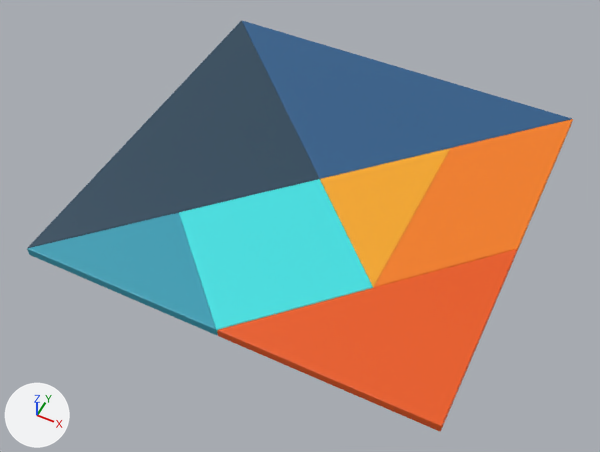
An edit to the glTF model Tangram_Entreprise.glb, drawn before and after from the same camera.
Before and after are seen from a camera (50 mm lens) standing at (2.5, -5.44, 6.07) and looking at (-0.03, -0.39, -0.25). The axes (+X, +Y, +Z) are drawn at lower left. The lights are the same throughout.
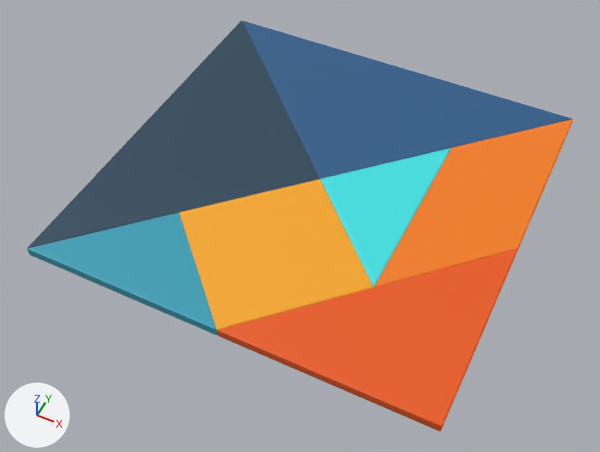
Location of each change, (x1, y1, x2, y2) in pixels of the pictures (600 x 452 px):
'Plane.021', recoloured (cyan to orange): (179, 179, 373, 335) in both
'Plane.020', recoloured (orange to cyan): (320, 148, 451, 288) in both

Diff of the bpy script that builds the scene:
```diff
--- a/Tangram_Entreprise.glb.py
+++ b/Tangram_Entreprise.glb.py
@@ me_plane_021 @@
 me_plane_021.from_pydata(...)  # 42 vertices, 80 faces; spans x -0.68..0.34, y -1.03..1.03, z 0.0..0.1
-me_plane_021.materials.append(mat_material4)  # orange #f7a81f
+me_plane_021.materials.append(mat_material6)  # cyan #3fe1e3
@@ me_plane_022 @@
 me_plane_022.from_pydata(...)  # 56 vertices, 108 faces; spans x -1.03..1.03, y -1.03..1.03, z 0.0..0.1
-me_plane_022.materials.append(mat_material6)  # cyan #3fe1e3
+me_plane_022.materials.append(mat_material4)  # orange #f7a81f
```
